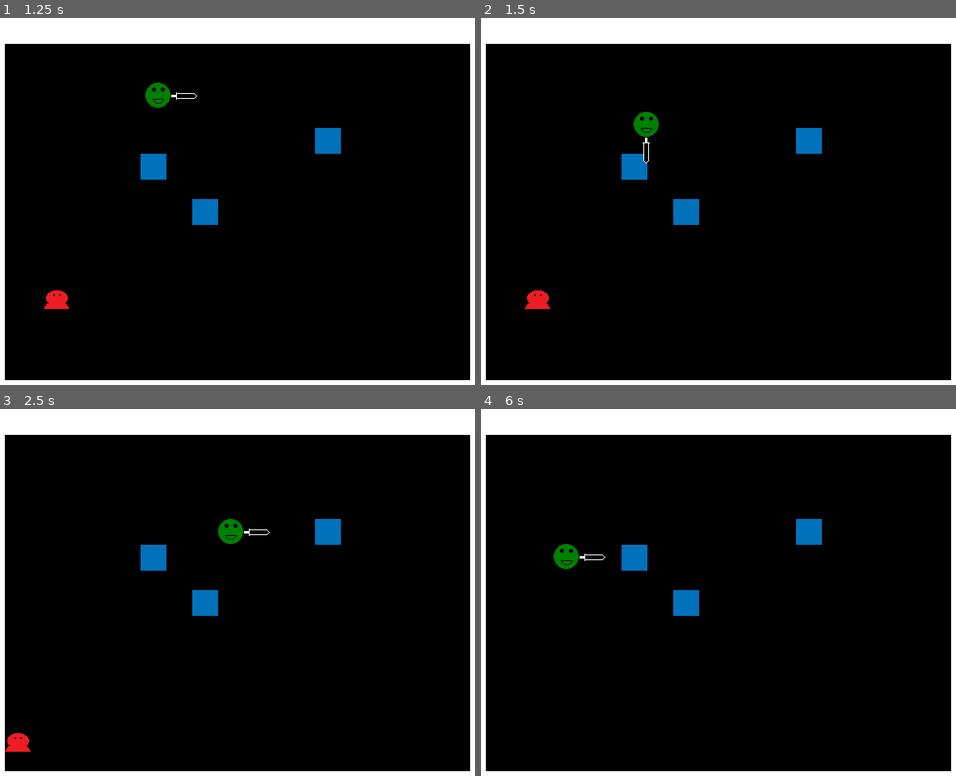
Above: before the commit, frames 1-4 (two rows, left to right).
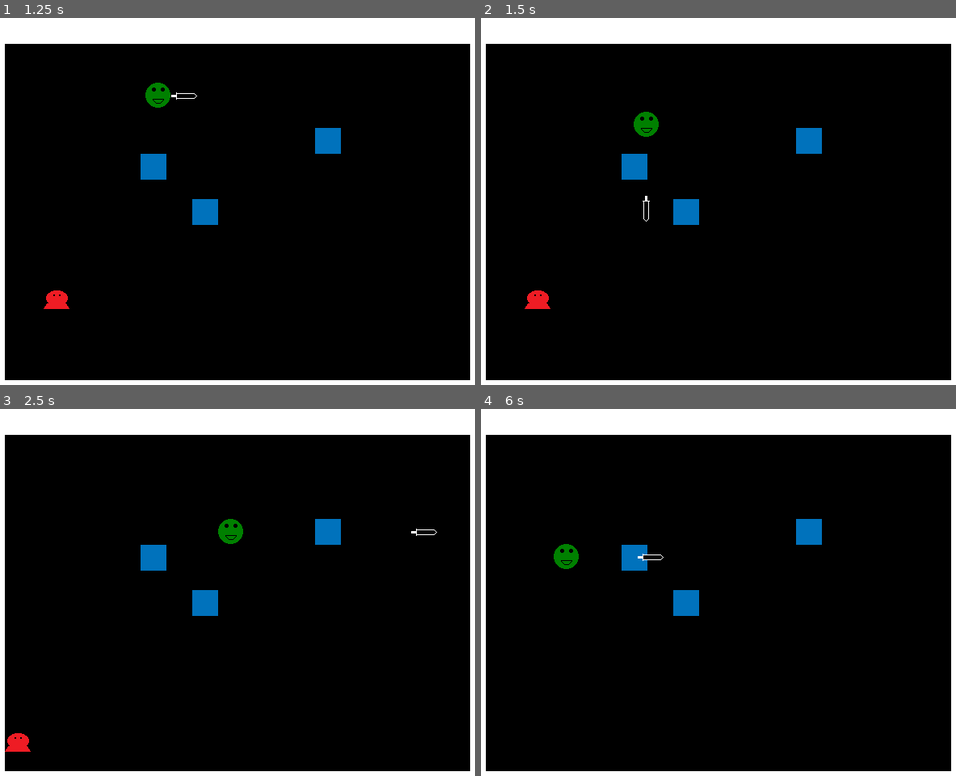
Above: after the commit, the same moments.

Repository: andOlga/game-off-2024
Game: Godot game, scene res://test_scene.tscn
Two runs of this game, one before a commit and one after it. Both use one fixed random seed, a clock stepped at 60 frames per second and the inputs below.
Inputs:
- Up to frame 1 (1.25 s): hold Right (move_right) from 0.53 s (still down); tap Z (action_sword) at 0.6 s
- Up to frame 2 (1.5 s): release Right (move_right) at 1.28 s; hold Down (move_down) from 1.28 s (still down); tap Z (action_sword) at 1.35 s
- Up to frame 3 (2.5 s): release Down (move_down) at 2.03 s; hold Right (move_right) from 2.03 s (still down); tap Z (action_sword) at 2.1 s
- Up to frame 4 (6 s): release Right (move_right) at 2.78 s; hold Up (move_up) 2.78-3.53 s; tap Z (action_sword) every 0.75 s from 2.85 to 5.85 s; hold Left (move_left) 3.53-5.03 s; hold Down (move_down) 5.03-5.78 s; hold Right (move_right) from 5.78 s (still down)

Frame 1 is identical in both runs. In frame 2, less than 0.1% of the frame differs, in the area x 34-36%, y 32-56%; in frame 3, less than 0.1%; in frame 4, less than 0.1%.

Commit message:
Enemy inheritance

Diff:
--- a/game_objects/enemies/!base_enemy.gd
+++ b/game_objects/enemies/!base_enemy.gd
@@ -1 +1,5 @@
 class_name BaseEnemy extends CharacterBody2D
+
+func kill() -> void:
+	$DeathSFX.play()
+	queue_free()
--- /dev/null
+++ b/game_objects/enemies/!base_enemy.tscn
@@ -0,0 +1,31 @@
+[gd_scene load_steps=5 format=3 uid="uid://c8cpp5pfe3d1"]
+
+[ext_resource type="Script" uid="uid://dq8qcl043xqvi" path="res://game_objects/enemies/!base_enemy.gd" id="1_6pep0"]
+[ext_resource type="PackedScene" uid="uid://c3t7nkavjywjo" path="res://game_objects/enemy_hurt_box.tscn" id="2_yy36e"]
+[ext_resource type="AudioStream" uid="uid://cgbltx8ou3in5" path="res://sounds/aHurt.wav" id="3_e3tph"]
+
+[sub_resource type="RectangleShape2D" id="RectangleShape2D_e3tph"]
+size = Vector2(32, 32)
+
+[node name="BaseEnemy" type="CharacterBody2D"]
+z_index = 2
+collision_layer = 4
+collision_mask = 10
+motion_mode = 1
+script = ExtResource("1_6pep0")
+
+[node name="Sprite" type="Sprite2D" parent="."]
+
+[node name="EnemyHurtBox" parent="." instance=ExtResource("2_yy36e")]
+
+[node name="CollisionShape2D" type="CollisionShape2D" parent="EnemyHurtBox"]
+position = Vector2(16, 16)
+shape = SubResource("RectangleShape2D_e3tph")
+
+[node name="Hitbox" type="CollisionShape2D" parent="."]
+position = Vector2(16, 16)
+shape = SubResource("RectangleShape2D_e3tph")
+
+[node name="DeathSFX" type="AudioStreamPlayer" parent="."]
+stream = ExtResource("3_e3tph")
+pitch_scale = 1.5
--- a/game_objects/enemies/hopper.tscn
+++ b/game_objects/enemies/hopper.tscn
@@ -1,38 +1,19 @@
-[gd_scene load_steps=6 format=3 uid="uid://bl37rtcwtq73x"]
+[gd_scene load_steps=4 format=3 uid="uid://bqfoheuxld3pl"]
 
 [ext_resource type="Script" uid="uid://cl0mmisx3kgad" path="res://game_objects/enemies/hopper.gd" id="1_lupmx"]
-[ext_resource type="Texture2D" uid="uid://cn4cgx6jobybh" path="res://sprite_images/sBlob.png" id="1_qkgy8"]
-[ext_resource type="PackedScene" uid="uid://c3t7nkavjywjo" path="res://game_objects/enemy_hurt_box.tscn" id="2_s6dub"]
+[ext_resource type="PackedScene" uid="uid://c8cpp5pfe3d1" path="res://game_objects/enemies/!base_enemy.tscn" id="1_qkgy8"]
+[ext_resource type="Texture2D" uid="uid://cn4cgx6jobybh" path="res://sprite_images/sBlob.png" id="2_s6dub"]
 
-[sub_resource type="RectangleShape2D" id="RectangleShape2D_lupmx"]
-size = Vector2(32, 32)
+[node name="Hopper" instance=ExtResource("1_qkgy8")]
+script = ExtResource("1_lupmx")
+step_size = 32
 
-[sub_resource type="RectangleShape2D" id="RectangleShape2D_v81qw"]
-size = Vector2(32, 32)
+[node name="Sprite" parent="." index="0"]
+position = Vector2(16, 16)
+texture = ExtResource("2_s6dub")
 
-[node name="Hopper" type="CharacterBody2D"]
-z_index = 2
-collision_layer = 4
-collision_mask = 12
-motion_mode = 1
-script = ExtResource("1_lupmx")
-
-[node name="Sprite" type="Sprite2D" parent="."]
-position = Vector2(16, 16)
-texture = ExtResource("1_qkgy8")
-
-[node name="EnemyHurtBox" parent="." instance=ExtResource("2_s6dub")]
-
-[node name="CollisionShape2D" type="CollisionShape2D" parent="EnemyHurtBox"]
-position = Vector2(16, 16)
-shape = SubResource("RectangleShape2D_lupmx")
-
-[node name="MovementTimer" type="Timer" parent="."]
+[node name="MovementTimer" type="Timer" parent="." index="3"]
 wait_time = 0.3
 autostart = true
 
-[node name="Hitbox" type="CollisionShape2D" parent="."]
-position = Vector2(16, 16)
-shape = SubResource("RectangleShape2D_v81qw")
-
 [connection signal="timeout" from="MovementTimer" to="." method="_on_movement_timer_timeout"]
--- a/game_objects/obstacles/water.tscn
+++ b/game_objects/obstacles/water.tscn
@@ -6,7 +6,7 @@
 size = Vector2(32, 32)
 
 [node name="Water" type="StaticBody2D"]
-collision_layer = 6
+collision_layer = 2
 collision_mask = 0
 
 [node name="Sprite" type="Sprite2D" parent="."]
--- a/game_objects/sword.gd
+++ b/game_objects/sword.gd
@@ -47,8 +47,7 @@
 		if collision:
 			var collider := collision.get_collider()
 			if collider is BaseEnemy:
-				$KillSFX.play()
-				collider.queue_free()
+				collider.kill()
 			velocity = Vector2.ZERO
 			position = old_position
 			is_flying = false
--- a/game_objects/sword.tscn
+++ b/game_objects/sword.tscn
@@ -1,8 +1,7 @@
-[gd_scene load_steps=6 format=3 uid="uid://dxniiswwp0v4d"]
+[gd_scene load_steps=5 format=3 uid="uid://dxniiswwp0v4d"]
 
 [ext_resource type="Script" uid="uid://c5lxw27888ev0" path="res://game_objects/sword.gd" id="1_33e7n"]
 [ext_resource type="Texture2D" uid="uid://bmnlsih38mxwn" path="res://sprite_images/sSword.png" id="1_sq0s6"]
-[ext_resource type="AudioStream" uid="uid://cgbltx8ou3in5" path="res://sounds/aHurt.wav" id="3_mr3lh"]
 [ext_resource type="AudioStream" uid="uid://cmwjd85s4qci2" path="res://sounds/aShoot.wav" id="4_gyg73"]
 
 [sub_resource type="RectangleShape2D" id="RectangleShape2D_sq0s6"]
@@ -21,9 +20,5 @@
 position = Vector2(16, 16)
 shape = SubResource("RectangleShape2D_sq0s6")
 
-[node name="KillSFX" type="AudioStreamPlayer" parent="."]
-stream = ExtResource("3_mr3lh")
-pitch_scale = 1.5
-
 [node name="ShootSFX" type="AudioStreamPlayer" parent="."]
 stream = ExtResource("4_gyg73")
